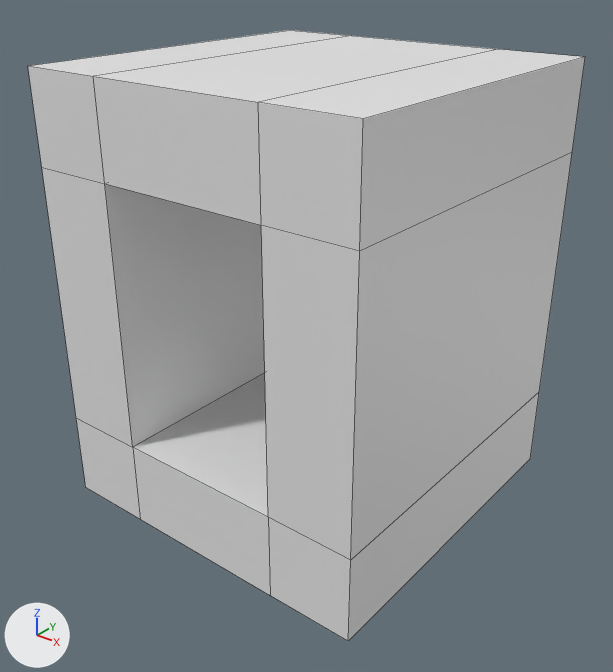
An edit to the Blender file Assets/meshes/hallway.blend, drawn before and after from the same camera.
One viewpoint serves both versions: a 50 mm camera at (11.02, -17.07, 10.5) aimed at (0.14, -3.47, 2.06). The axes (+X, +Y, +Z) are drawn at lower left. The lights are the same throughout. Mesh edges are drawn as thin lines.

Names of what the first picture shows: 'hall'.
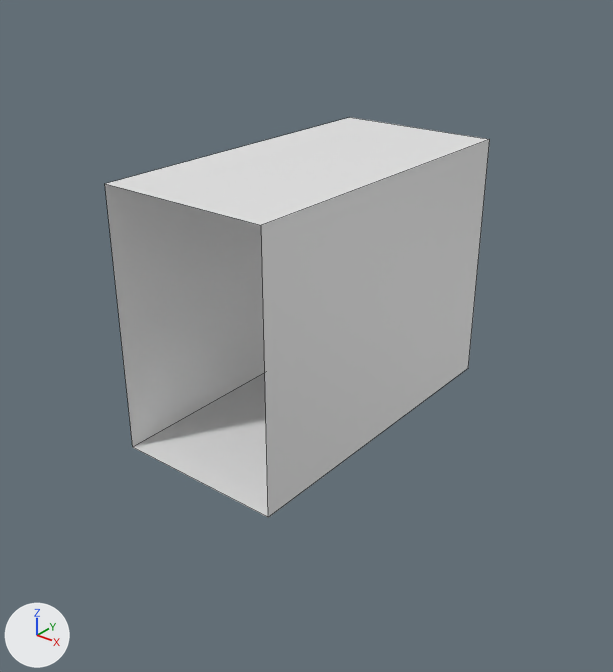
Pixel boxes [x1, y1, x2, y2] of what changed, in the pictures (613 x 672 px):
'hall', reshaped (31% narrower, 34% shorter)
    before: [28, 30, 585, 641]
    after: [105, 117, 490, 517]
part 1 of me_cube_002, deleted
    before: [28, 30, 585, 641]

What changed in the scene script:
```text
Change me_cube_002:
    used by ob_hall; location = (0.0, -3.0, -1.0); scale = (4.0, 4.0, 1.0)
    remove me_cube_002.from_pydata(...)  # 32 vertices, 33 faces; spans x -1.0..1.0, y -1.0..1.0, z -1.0..9.0
    add me_cube_002.from_pydata(...)  # 8 vertices, 4 faces; spans x -0.5..0.5, y -1.0..1.0, z 1.0..7.0
    me_cube_002 part 1
    24 vertices are removed from x -1.0..1.0, y -1.0..1.0, z -1.0..9.0
    29 faces are deleted
```
